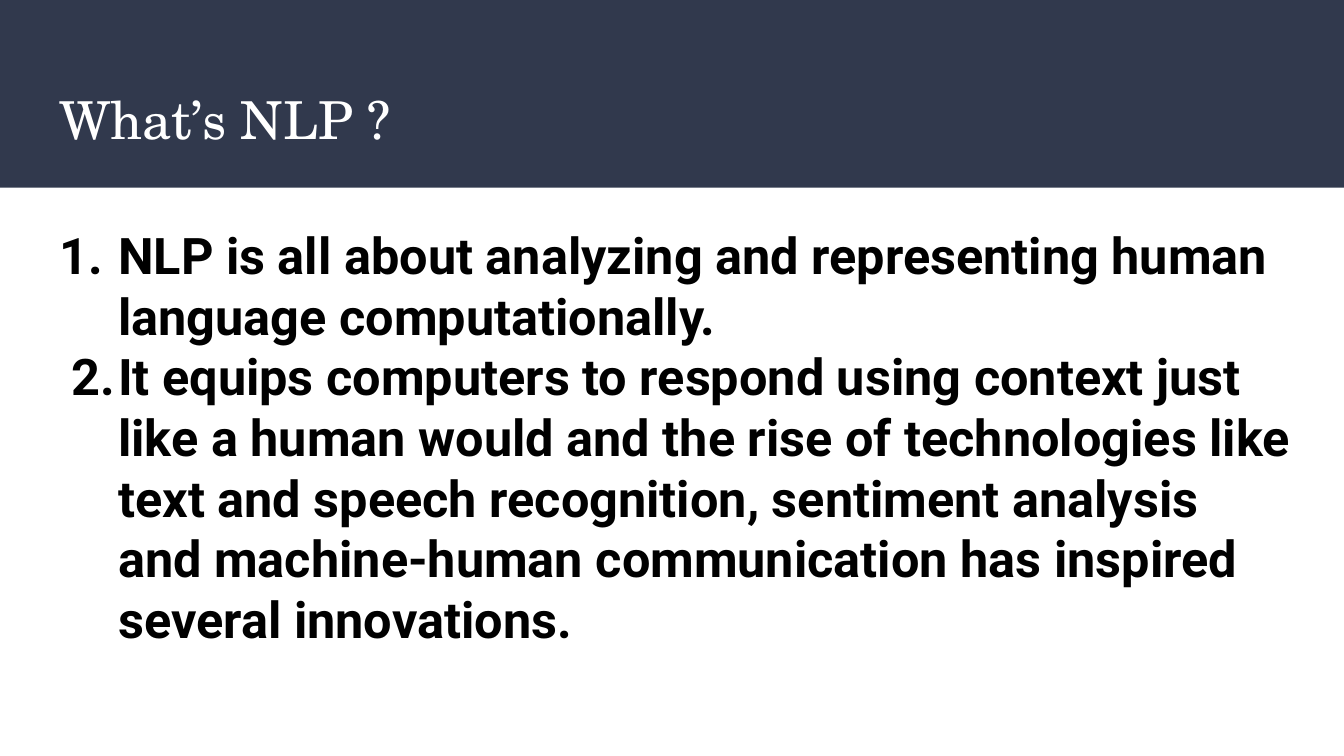
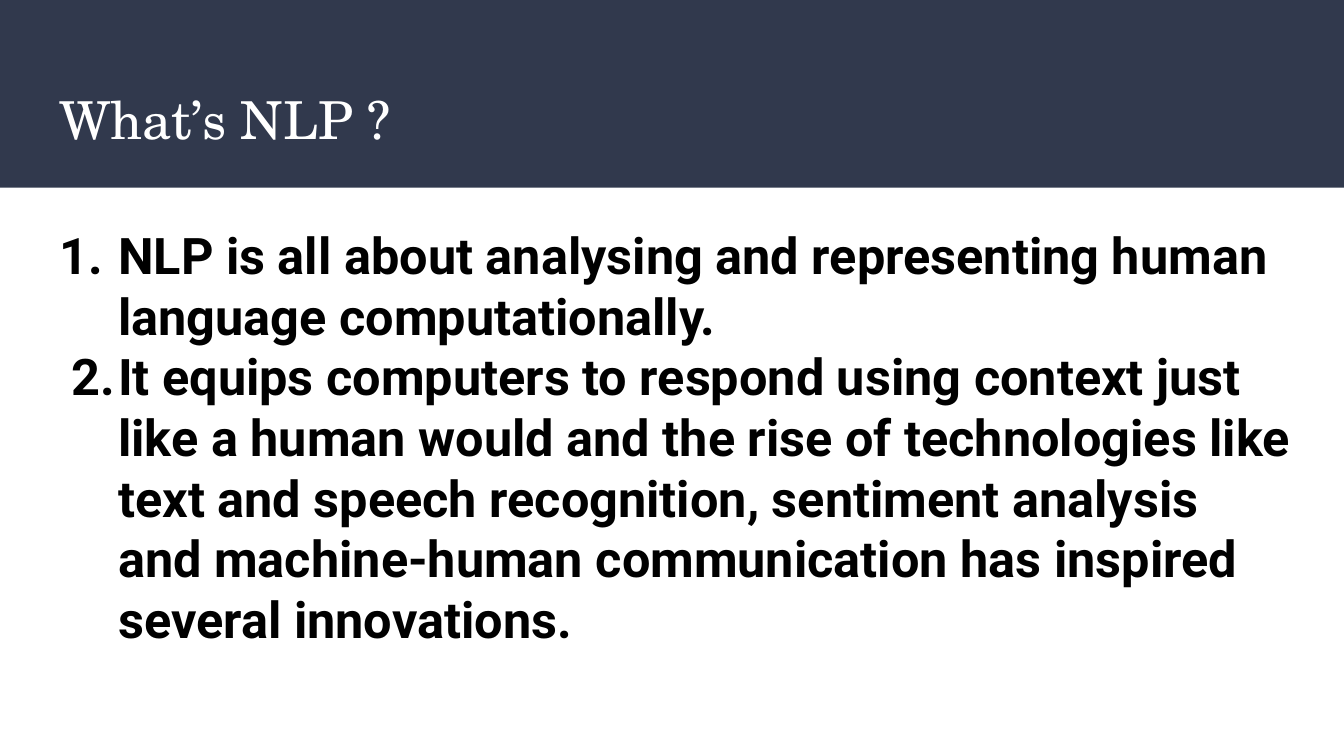
Before and after one commit to Santoshjonnakuti/ML_Project, a slide deck: slide 2 of Presentation.pptx. Drawn at 1344x756 pixels with LibreOffice and Linux fonts; fonts in the diff are those of the drawing. Boxes give left, top, right and bottom in pixels: in the first picture for what was removed or moved away, otherwise in the second. Text is boxed around its words. In the diff, an @@ line names an element or a change of style, - is before the commit and + after.

```diff
--- a/Presentation.pptx
+++ b/Presentation.pptx
@@ text at <box>118,236,1267,346</box>: text changed @@
-1. NLP is all about analyzing and representing human language computationally.
+1. NLP is all about analysing and representing human language computationally.
```
Also in this commit, not shown: 3 other slides changed, 1 slide removed.
